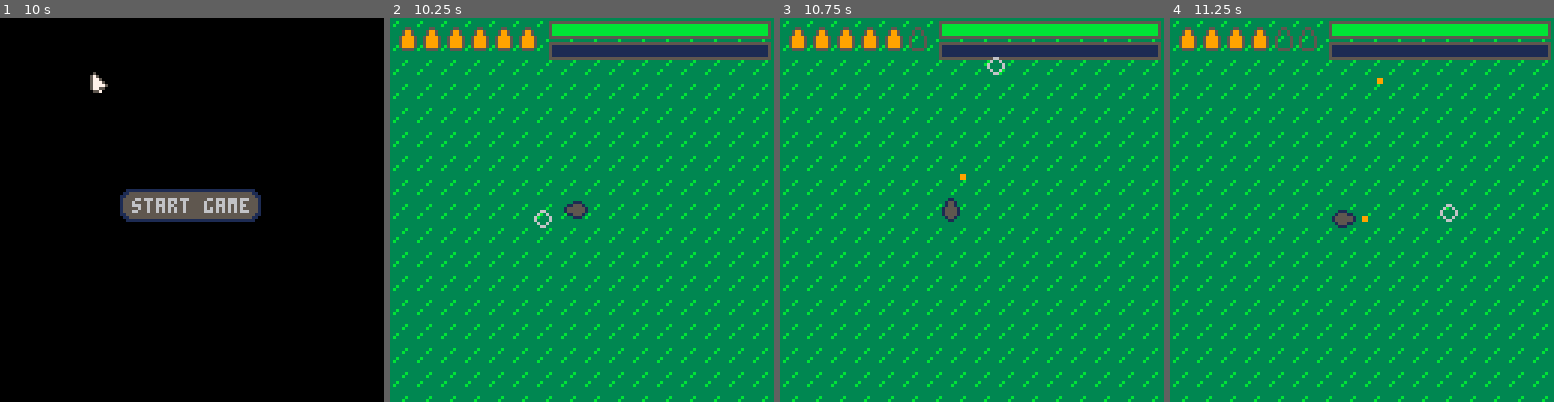
Above: before the commit, frames 1-4 (left to right).
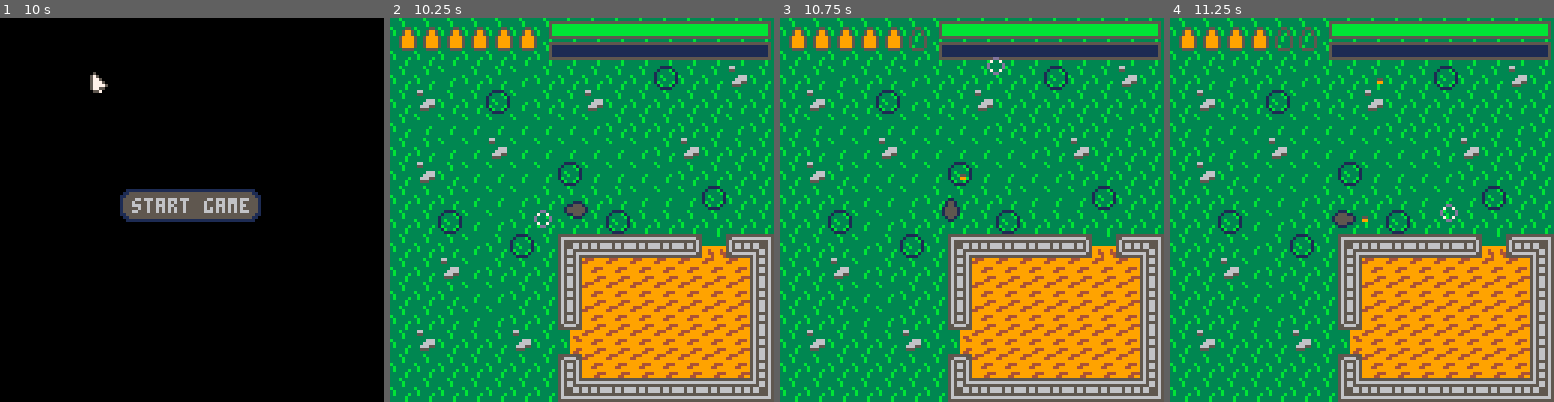
Above: after the commit, the same moments.

Repository: MounifAlzougbi/GameRepo
Game: PICO-8 cartridge six_shots.p8
Two runs of this game, one before a commit and one after it. Both use one fixed random seed, a clock stepped at 60 frames per second and the inputs below.
Inputs (mouse positions are in pixels of both pictures, inside the frame that each line leads up to):
- Up to frame 1 (10 s): tap X (X key) at 0.33, 1.07, 1.85, 2.97, 4.08, 5.2, 6.32, 7.43, 8.55, 9.67 s; click (280, 121) at 0.67 s; tap O (Z key) at 0.7, 1.7, 2.1, 2.5, 2.9, 3.3, 3.7, 4.1, 4.5, 4.9, 5.3, 5.7, 6.1, 6.5, 6.9, 7.3, 7.7, 8.1, 8.5, 8.9, 9.3, 9.7 s; click (46, 267) at 1.22 s; hold Right 1.6-2.1 s; click (107, 114) at 1.77 s; hold Up 2.15-2.42 s; click (172, 259) at 2.32 s; hold Right 2.47-3.03 s; click (234, 106) at 2.87 s; hold Left 3.08-3.58 s; click (295, 256) at 3.42 s; hold Down 3.63-3.97 s; click (61, 102) at 3.97 s; hold Right 4.02-4.68 s; click (122, 248) at 4.52 s; hold Up 4.73-5.03 s; click (184, 94) at 5.07 s; hold Left 5.08-5.68 s; click (249, 244) at 5.62 s; hold Down 5.73-6.03 s; hold Right 6.08-6.58 s; click (311, 90) at 6.17 s; hold Right 6.63-7.13 s; click (76, 236) at 6.72 s; hold Up 7.18-7.45 s; click (138, 83) at 7.27 s; hold Right 7.5-8.07 s; click (199, 229) at 7.82 s; hold Left 8.12-8.62 s; click (264, 79) at 8.37 s; hold Down 8.67-9 s; click (326, 225) at 8.92 s; hold Right 9.05-9.72 s; click (88, 71) at 9.47 s; hold Up from 9.77 s (still down)
- Up to frame 2 (10.25 s): click (543, 217) at 10.02 s; release Up at 10.07 s; tap O (Z key) at 10.1 s; hold Left from 10.12 s (still down)
- Up to frame 3 (10.75 s): tap O (Z key) at 10.5 s; click (995, 64) at 10.57 s; release Left at 10.72 s
- Up to frame 4 (11.25 s): hold Down 10.77-11.07 s; tap X (X key) at 10.78 s; tap O (Z key) at 10.9 s; click (1450, 213) at 11.12 s; hold Right from 11.12 s (still down)

Frame 1 is identical in both runs. In frame 2, 37% of the frame differs, in the area x 0-100%, y 0-100%; in frame 3, 37%; in frame 4, 37%.

Commit message:
Update six_shots.p8
particles on bullet collision, A* for future pathfinding

Diff:
--- a/six_shots.p8
+++ b/six_shots.p8
@@ -1,7 +1,7 @@
 pico-8 cartridge // http://www.pico-8.com
 version 43
 __lua__
--- mouse stuff
+-- mouse stuff/map stuff
 
 mouse={
 	x=64,y=98,
@@ -40,10 +40,10 @@
 		self.x=stat(32)
 		self.y=stat(33)
 
-		if (stat(34)==1) then
+		if band(stat(34),1)==1 then
 			self.pressed=true
 			self.p=65
-			if self.last==0 then
+			if self.last!=1 then
 				self.clicked=true
 			else
 				self.clicked=false
@@ -55,11 +55,19 @@
 			self.lx=self.x
 			self.ly=self.y
 			self.p=64
+		elseif stat(34)==2 then
+			self.dline=true
+		else
+			self.dline=false
 		end
 		self.last=stat(34)
 	end,
 
 	draw=function(s)
+		if s.dline then
+			line(player.x,player.y,
+			mouse.x,mouse.y,8)
+		end
 		if game.state=='menu' then
 			spr(s.p,mouse.x,mouse.y)
 		elseif game.state=='playing_six' then
@@ -67,6 +75,13 @@
 		end
 	end
 }
+
+function map_collision(obj,flg)
+	if fget(mget(obj.x/8,obj.y/8))==flg then
+	return true
+	else return false
+	end
+end
 
 -->8
 --
@@ -75,14 +90,55 @@
 -->8
 -- player
 
-
 -- @init
 function six_init()
+
+-- @particle array
+	p={}
+
+	particle={
+		x,y,
+		vx,vy,
+		r,lx,ly,
+		t=25,
+		visible=true,
+
+		new=function(s,tbl)
+			tbl=tbl or {}
+			setmetatable(tbl,{
+			__index=s
+			})
+			return tbl
+		end,
+
+		update=function(s)
+--apply forces
+			if s.t>0 then
+				s.x+=s.vx*0.4
+				s.y-=s.vy*0.4
+				s.vx*=0.97
+				s.vy-=0.05
+				else
+				s.visible=false
+
+			end
+
+			s.t-=1
+	end,
+
+	draw=function(s)
+		circfill(s.x,s.y,s.r,7)
+	end
+
+	}
+
+-- @bullet
 	bullet={
 		x,y,
 		angle,
 		mx,my,	-- mouse offset
 		speed=1.1,
+		visible=true,
 
 		new=function(s,tbl)
 			tbl=tbl or {}
@@ -103,12 +159,52 @@
 -- need to normalize vector
 -- for constant speed
 -- x/x^2+y^2 (magnitude)
-			s.x+=s.mx*s.speed
-			s.y+=s.my*s.speed
+			if map_collision(s,2)!=true
+			and s.x>-10
+			and s.x<130
+			and s.y>-10
+			and s.y<130 then
+				s.x+=s.mx*s.speed
+				s.y+=s.my*s.speed
+			else
+				s.visible=false
+			end
+			if s.visible!=true
+			and s.x>0
+			and s.x<128
+			and s.y>0
+			and s.y<128 then
+				sfx(2)
+
+
+				add(p,particle:new({
+				x=s.x,y=s.y,
+				r=rnd(2),
+				vx=rnd(1),
+				vy=rnd(1)
+				}))
+
+				add(p,particle:new({
+				x=s.x,y=s.y,
+				r=rnd(2),
+				vx=rnd(1)*-1,
+				vy=rnd(1)
+				}))
+
+				add(p,particle:new({
+				x=s.x,y=s.y,
+				r=rnd(2),
+				vx=rnd(2)*-1,
+				vy=rnd(1)
+				}))
+
+			end
 		end,
 
 		draw=function(s)
-			spr(112,s.x,s.y)
+			if s.visible then
+				spr(112,s.x-4,s.y-4)
+			end
 		end
 	}
 
@@ -119,6 +215,7 @@
 		health=100,
 		stamina=100,
 		x=64,y=64,
+		lx,ly,
 		dspeed=0.18,
 		speed=0.18,
 		sprnt=1.5,
@@ -131,16 +228,16 @@
 		update=function(s)
 
 -- sprint
-		if btn(❎)
-		and s.stamina>0 then
-			s.speed=s.dspeed*s.sprnt
-			s.stamina-=0.5
-		else
-			if s.stamina<100 then
-				s.stamina+=0.4
-			end
-			s.speed=s.dspeed
-		end
+			if btn(❎)
+			and s.stamina>0 then
+				s.speed=s.dspeed*s.sprnt
+				s.stamina-=0.5
+			else
+				if s.stamina<100 then
+					s.stamina+=0.4
+				end
+				s.speed=s.dspeed
+			end
 
 -- input
 			if btn(⬅️) and s.x>5 then
@@ -184,38 +281,50 @@
 			end
 
 			-- reload
-		if btn(🅾️)
-		and s.ammo<s.ammo_cap then
-			s.ammo+=0.03
-		end
+			if btn(🅾️)
+			and s.ammo<s.ammo_cap then
+				s.ammo+=0.03
+			end
 
 -- shooting
-		if mouse.clicked
-		and s.ammo>=1
-		and s.shoot_delay<0
-		and btn(🅾️)!=true then
-			sfx(1)
-			s.ammo-=1
-
-			add(b,bullet:new({
-			x=s.x-4,y=s.y-4,
-			angle=s.angle,
-			mx=dx,my=dy
-			}))
-
-			b[#b]:init()
-
-			s.shoot_delay=25
-		end
-		s.shoot_delay-=1
-
+			if mouse.clicked
+			and s.ammo>=1
+			and s.shoot_delay<0
+			and btn(🅾️)!=true then
+				sfx(1)
+				s.ammo-=1
+
+				add(b,bullet:new({
+				x=s.x,y=s.y,
+				angle=s.angle,
+				mx=dx,my=dy
+				}))
+
+				b[#b]:init()
+
+				s.shoot_delay=25
+			elseif mouse.clicked
+			and s.ammo<1
+			and s.shoot_delay<0
+			and btn(🅾️)!=true then
+				sfx(3)
+				s.shoot_delay=25
+			end
+
+			s.shoot_delay-=1
+
+			if map_collision(s,2) then
+				s.x=s.lx
+				s.y=s.ly
+			end
+
+			s.lx=s.x
+			s.ly=s.y
 		end,
 
 		draw=function(s)
 --			print(s.angle,0,0,9)
-			camera(0.5,0.5)
 			spr(s.dir,s.x-4,s.y-4)
-			camera(0,0)
 
 -- hud stuff
 			local t=97
@@ -249,8 +358,27 @@
 -- @update
 function six_update()
 	player:update()
+
 	for i=1,#b do
 		b[i]:update()
+	end
+	for i=1,#b do
+		if i<=#b then
+			if b[i].visible!=true then
+				deli(b,i)
+			end
+		end
+	end
+
+	for i=1,#p do
+		p[i]:update()
+	end
+	for i=1,#p do
+		if i<=#p then
+			if p[i].visible==false then
+				deli(p,i)
+			end
+		end
 	end
 end
 
@@ -261,6 +389,10 @@
 		b[i]:draw()
 	end
 	player:draw()
+
+	for i=1,#p do
+		p[i]:draw()
+	end
 end
 -->8
 -- button & state
@@ -390,7 +522,7 @@
 --	print(mouse.x,10,15,9)
 --	print(mouse.y,10,25,9)
 --	print(player.x,20,15,9)
---	print(player.y,20,25,9)
+--	print(mget(player.x/8,player.y/8),20,25,9)
 end
 
 
@@ -512,29 +644,31 @@
 
 
 __gff__
-0101010101010101010101010101010100000000000000000000000000000000000000000000000000000000000000000000000000000000000000000000000000000000000000000000000000000000000000000000000000000000000000000000000000000000000000000000000000000000000000000000000000000000
+0101010101010101010101010101010100000000000000000000000000000000000000000000000000000000000000000000000000000000000000000000000000000002020200000000000000000000000002020202020000000000000000000000000200000200000000000000000000000002000000000000000000000000
 0000000000000000000000000000000000000000000000000000000000000000000000000000000000000000000000000000000000000000000000000000000000000000000000000000000000000000000000000000000000000000000000000000000000000000000000000000000000000000000000000000000000000000
 __map__
 4242424242424242424242424242424242424242424242000000000000000000000000000000000000000000000000000000000000000000000000000000000000000000000000000000000000000000000000000000000000000000000000000000000000000000000000000000000000000000000000000000000000000000
 4242424242424242424242424242424242424242424242000000000000000000000000000000000000000000000000000000000000000000000000000000000000000000000000000000000000000000000000000000000000000000000000000000000000000000000000000000000000000000000000000000000000000000
-4242424242424242424242424242424242424242424242000000000000000000000000000000000000000000000000000000000000000000000000000000000000000000000000000000000000000000000000000000000000000000000000000000000000000000000000000000000000000000000000000000000000000000
-4242424242424242424242424242424242424242424242000000000000000000000000000000000000000000000000000000000000000000000000000000000000000000000000000000000000000000000000000000000000000000000000000000000000000000000000000000000000000000000000000000000000000000
-4242424242424242424242424242424242424242424242000000000000000000000000000000000000000000000000000000000000000000000000000000000000000000000000000000000000000000000000000000000000000000000000000000000000000000000000000000000000000000000000000000000000000000
-4242424242424242424242424242424242424242424242000000000000000000000000000000000000000000000000000000000000000000000000000000000000000000000000000000000000000000000000000000000000000000000000000000000000000000000000000000000000000000000000000000000000000000
-4242424242424242424242424242424242424242424242000000000000000000000000000000000000000000000000000000000000000000000000000000000000000000000000000000000000000000000000000000000000000000000000000000000000000000000000000000000000000000000000000000000000000000
-4242424242424242424242424242424242424242424242000000000000000000000000000000000000000000000000000000000000000000000000000000000000000000000000000000000000000000000000000000000000000000000000000000000000000000000000000000000000000000000000000000000000000000
-4242424242424242424242424242424242424242424242000000000000000000000000000000000000000000000000000000000000000000000000000000000000000000000000000000000000000000000000000000000000000000000000000000000000000000000000000000000000000000000000000000000000000000
-4242424242424242424242424242424242424242424242000000000000000000000000000000000000000000000000000000000000000000000000000000000000000000000000000000000000000000000000000000000000000000000000000000000000000000000000000000000000000000000000000000000000000000
-4242424242424242424242424242424242424242424242000000000000000000000000000000000000000000000000000000000000000000000000000000000000000000000000000000000000000000000000000000000000000000000000000000000000000000000000000000000000000000000000000000000000000000
-4242424242424242424242424242424242424242424242000000000000000000000000000000000000000000000000000000000000000000000000000000000000000000000000000000000000000000000000000000000000000000000000000000000000000000000000000000000000000000000000000000000000000000
+4242724242724242424242754242744242424242424242000000000000000000000000000000000000000000000000000000000000000000000000000000000000000000000000000000000000000000000000000000000000000000000000000000000000000000000000000000000000000000000000000000000000000000
+4274424275724242744242424242424242427442424242000000000000000000000000000000000000000000000000000000000000000000000000000000000000000000000000000000000000000000000000000000000000000000000000000000000000000000000000000000000000000000000000000000000000000000
+4272727272727272724242424242724242424242424242000000000000000000000000000000000000000000000000000000000000000000000000000000000000000000000000000000000000000000000000000000000000000000000000000000000000000000000000000000000000000000000000000000000000000000
+4242727274727272727272427442424274424242424242000000000000000000000000000000000000000000000000000000000000000000000000000000000000000000000000000000000000000000000000000000000000000000000000000000000000000000000000000000000000000000000000000000000000000000
+4274427272727275727272724242424242757542427442000000000000000000000000000000000000000000000000000000000000000000000000000000000000000000000000000000000000000000000000000000000000000000000000000000000000000000000000000000000000000000000000000000000000000000
+4242427272724242424272727275424242754242424242000000000000000000000000000000000000000000000000000000000000000000000000000000000000000000000000000000000000000000000000000000000000000000000000000000000000000000000000000000000000000000000000000000000000000000
+4242757272424242427542424242424242424242424242000000000000000000000000000000000000000000000000000000000000000000000000000000000000000000000000000000000000000000000000000000000000000000000000000000000000000000000000000000000000000000000000000000000000000000
+4242427242754244555555554565525642427442424242000000000000000000000000000000000000000000000000000000000000000000000000000000000000000000000000000000000000000000000000000000000000000000000000000000000000000000000000000000000000000000000000000000000000000000
+4242747242424263626262626262626375424242424242000000000000000000000000000000000000000000000000000000000000000000000000000000000000000000000000000000000000000000000000000000000000000000000000000000000000000000000000000000000000000000000000000000000000000000
+4242427272424263626262626262626375754242424242000000000000000000000000000000000000000000000000000000000000000000000000000000000000000000000000000000000000000000000000000000000000000000000000000000000000000000000000000000000000000000000000000000000000000000
+4242427272424273626262626262626342424200000000000000000000000000000000000000000000000000000000000000000000000000000000000000000000000000000000000000000000000000000000000000000000000000000000000000000000000000000000000000000000000000000000000000000000000000
+4274424242744264626262626262626342424200000000000000000000000000000000000000000000000000000000000000000000000000000000000000000000000000000000000000000000000000000000000000000000000000000000000000000000000000000000000000000000000000000000000000000000000000
+4242424242424243626262626262626342744200000000000000000000000000000000000000000000000000000000000000000000000000000000000000000000000000000000000000000000000000000000000000000000000000000000000000000000000000000000000000000000000000000000000000000000000000
+4242424242424266555555555555554642424200000000000000000000000000000000000000000000000000000000000000000000000000000000000000000000000000000000000000000000000000000000000000000000000000000000000000000000000000000000000000000000000000000000000000000000000000
+4242424242424242427542754242424242424200000000000000000000000000000000000000000000000000000000000000000000000000000000000000000000000000000000000000000000000000000000000000000000000000000000000000000000000000000000000000000000000000000000000000000000000000
 4242424242424242424242424242424242424200000000000000000000000000000000000000000000000000000000000000000000000000000000000000000000000000000000000000000000000000000000000000000000000000000000000000000000000000000000000000000000000000000000000000000000000000
-4242424242424242424242424242424242424200000000000000000000000000000000000000000000000000000000000000000000000000000000000000000000000000000000000000000000000000000000000000000000000000000000000000000000000000000000000000000000000000000000000000000000000000
-4242424242424242424242424242424242424200000000000000000000000000000000000000000000000000000000000000000000000000000000000000000000000000000000000000000000000000000000000000000000000000000000000000000000000000000000000000000000000000000000000000000000000000
-4242424242424242424242424242424242424200000000000000000000000000000000000000000000000000000000000000000000000000000000000000000000000000000000000000000000000000000000000000000000000000000000000000000000000000000000000000000000000000000000000000000000000000
-4242424242424242424242424242424242424200000000000000000000000000000000000000000000000000000000000000000000000000000000000000000000000000000000000000000000000000000000000000000000000000000000000000000000000000000000000000000000000000000000000000000000000000
-4242424242424242424242424242424242424200000000000000000000000000000000000000000000000000000000000000000000000000000000000000000000000000000000000000000000000000000000000000000000000000000000000000000000000000000000000000000000000000000000000000000000000000
-…(5 lines of a section not shown)…
+…(7 lines of a section not shown)…
Not shown, changed: 34 lines of the sprite sheet (__gfx__) section of six_shots.p8
Not shown, changed: the sound effects (__sfx__) section of six_shots.p8
